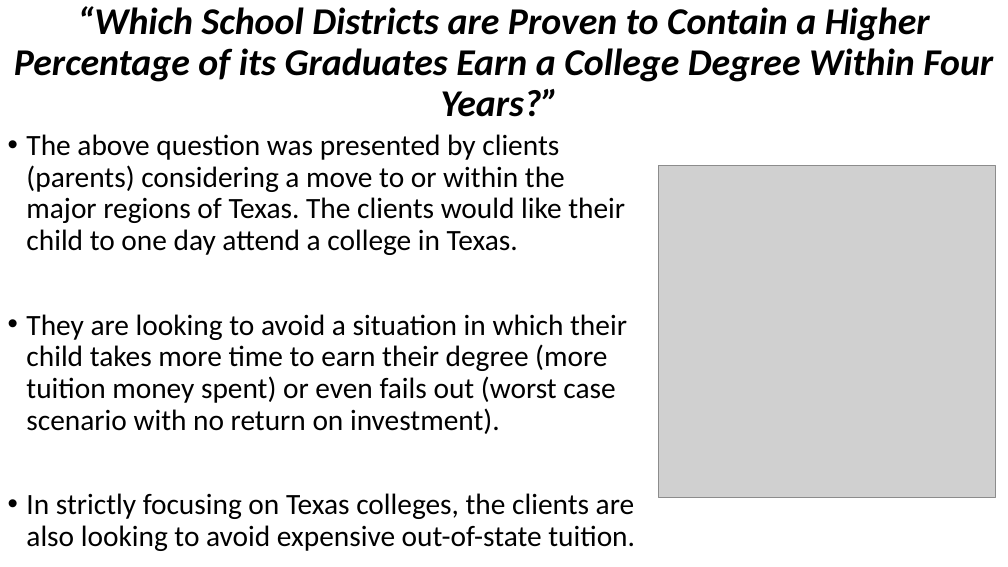
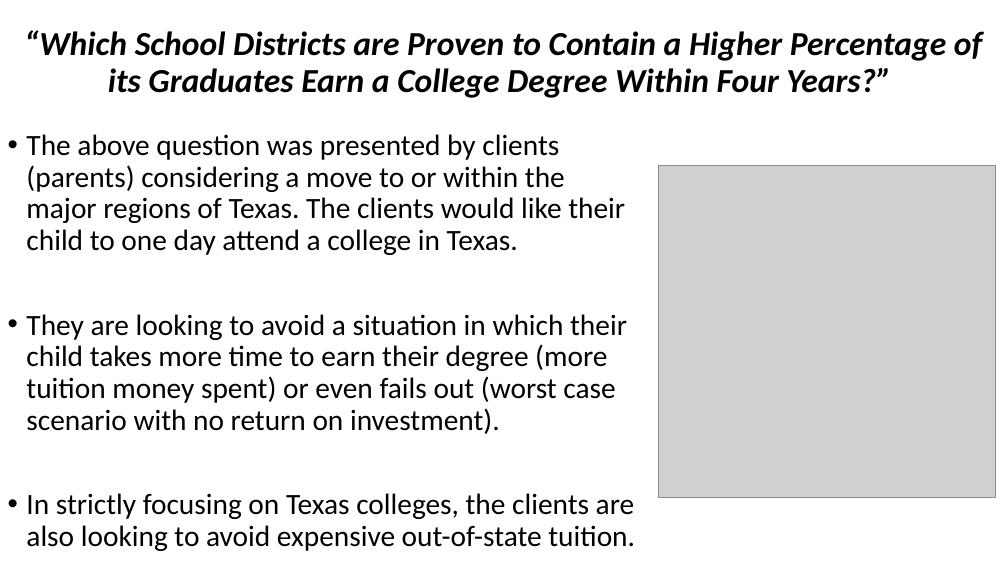
Before and after one commit to RachidRezzik/Texas_GradPercent_Predictor, a slide deck: slide 4 of TexasDistrictForecast.pptx. Drawn at 1008x567 pixels with LibreOffice and Linux fonts; fonts in the diff are those of the drawing; grey boxes stand for pictures. Boxes give left, top, right and bottom in pixels: in the first picture for what was removed or moved away, otherwise in the second. Text is boxed around its words. In the diff, an @@ line names an element or a change of style, - is before the commit and + after.

```diff
--- a/TexasDistrictForecast.pptx
+++ b/TexasDistrictForecast.pptx
@@ title "“Which School Districts are Proven ..." at (x1=24, y1=30, x2=982, y2=98): size 36 to 32 pt @@
```
Also in this commit, not shown: 1 other slide changed, 1 other file.
